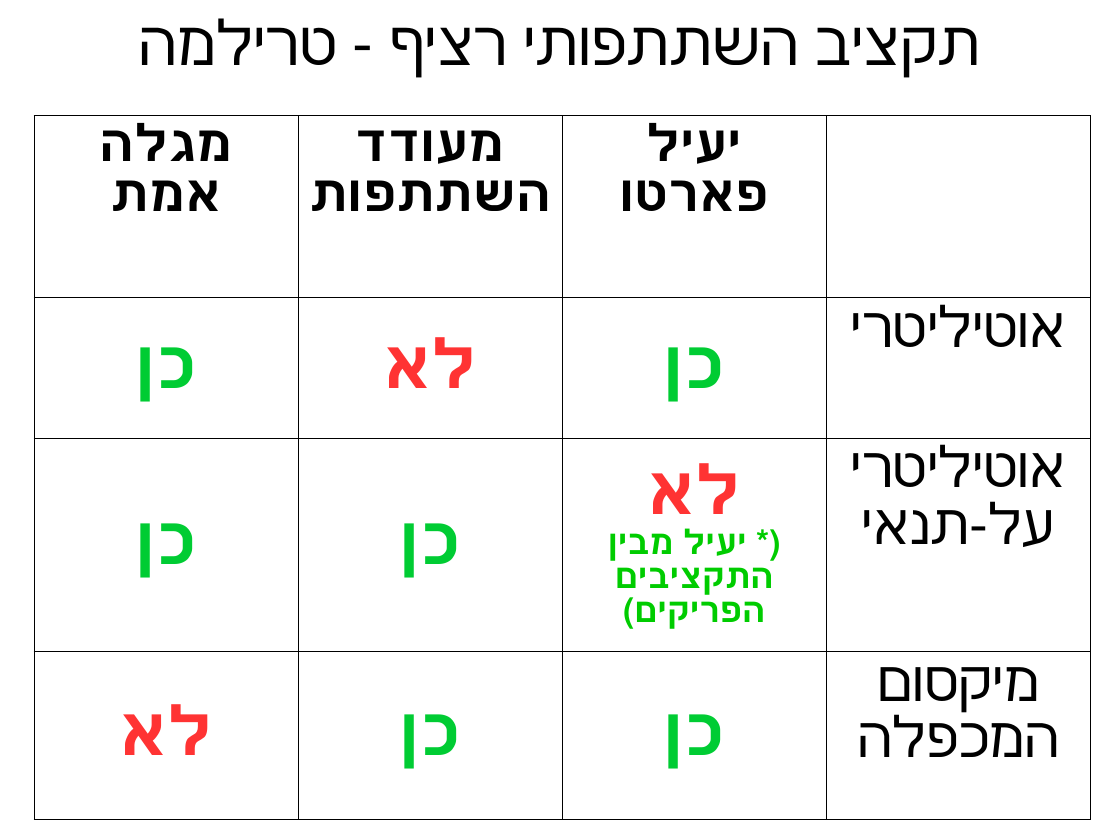
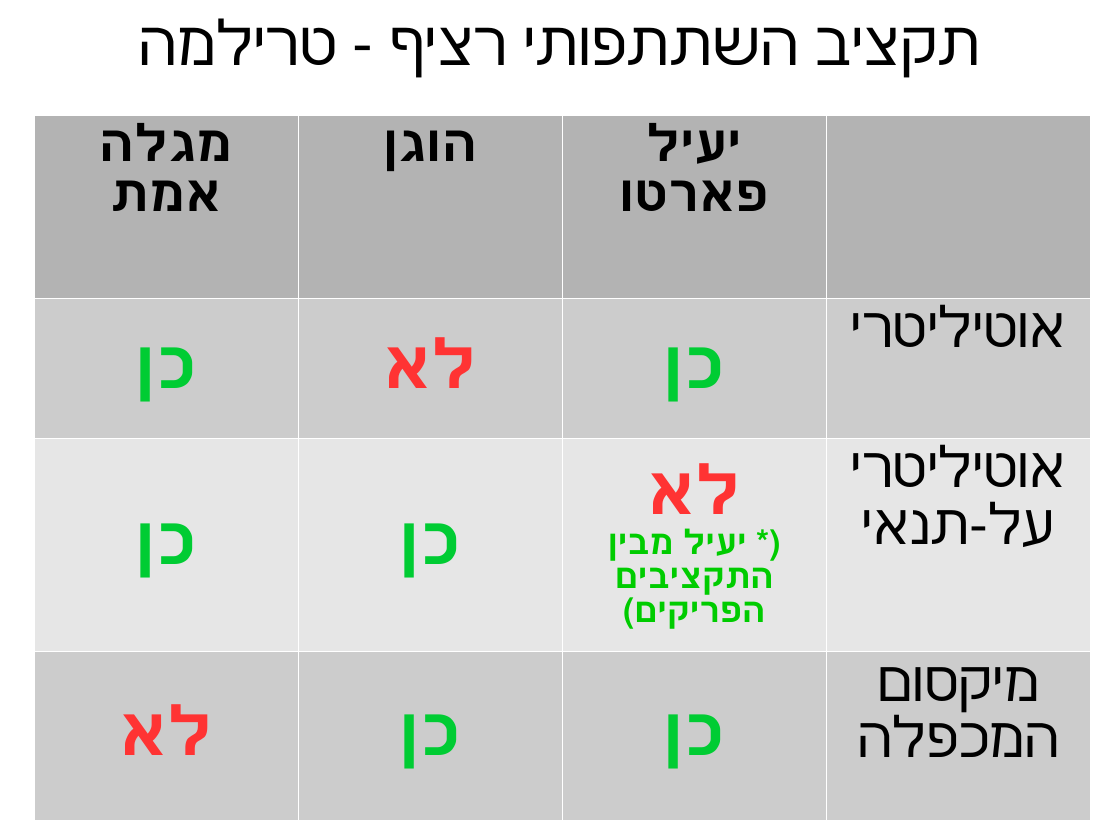
Before and after one commit to erelsgl-at-ariel/algorithms-5782, a slide deck: slide 17 of 09-participatory-budgeting/slides-1-fractional-budgeting.odp. Drawn at 1120x840 pixels with LibreOffice and Linux fonts; fonts in the diff are those of the drawing. Boxes give left, top, right and bottom in pixels: in the first picture for what was removed or moved away, otherwise in the second. Text is boxed around its words. In the diff, an @@ line names an element or a change of style, - is before the commit and + after.

```diff
--- a/09-participatory-budgeting/slides-1-fractional-budgeting.odp
+++ b/09-participatory-budgeting/slides-1-fractional-budgeting.odp
@@ table at [35,116,1092,806] @@
-row 1, column 2: מעודד השתתפות
+row 1, column 2: הוגן
@@ fill none to #B3B3B3 in 3 cells @@
@@ fill none to #CCCCCC in 8 cells @@
@@ fill none to #E6E6E6 in row 3 @@
@@ borders changed @@
```
Also in this commit, not shown: 2 other slides changed, 11 other files.
